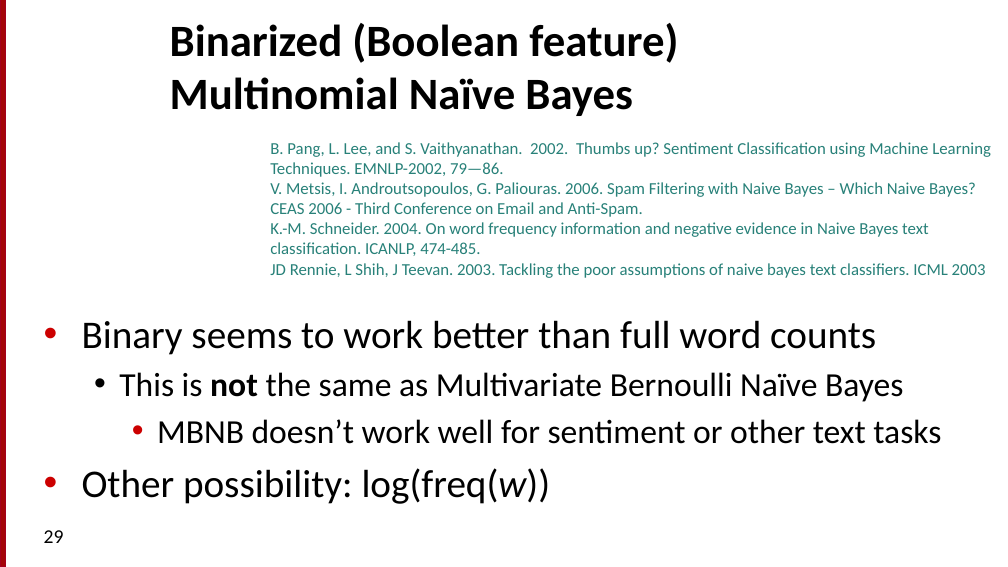
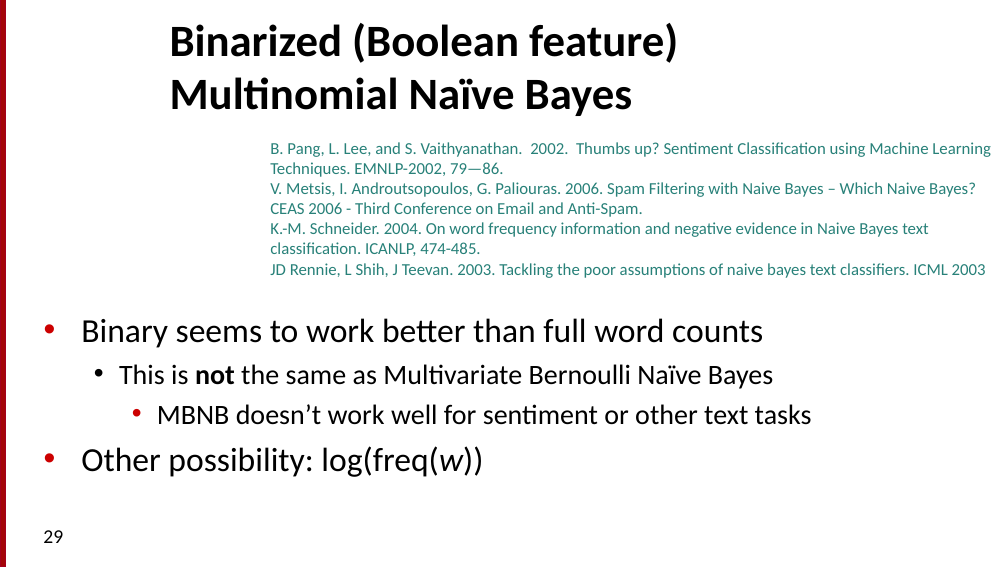
Before and after one commit to motazsaad/NLP-ICTS6361, a slide deck: slide 29 of textbooks/Speech and Language Processing/chapters/7_Sent.pptx. Drawn at 1008x567 pixels with LibreOffice and Linux fonts; fonts in the diff are those of the drawing. Boxes give left, top, right and bottom in pixels: in the first picture for what was removed or moved away, otherwise in the second. Text is boxed around its words. In the diff, an @@ line names an element or a change of style, - is before the commit and + after.

```diff
--- a/textbooks/Speech and Language Processing/chapters/7_Sent.pptx
+++ b/textbooks/Speech and Language Processing/chapters/7_Sent.pptx
@@ text "B. Pang, L. Lee, and ..." at (270, 142, 991, 278): text colour #28817A to #288179; list level 2 to 1 in "JD Rennie, L Shih, J ..." @@
@@ text "Binary seems to work better ..." at (81, 318, 812, 477): size 28 to 24 pt in "Binary seems to work better than full ...", "Other possibility: log(freq(w))"; size 24 to 20 pt in "This is not the same as Multivariate ...", "MBNB doesn’t work well for sentiment or ..."; indent changed @@
```
Also in this commit, not shown: 29 other slides changed, 6 other files.
